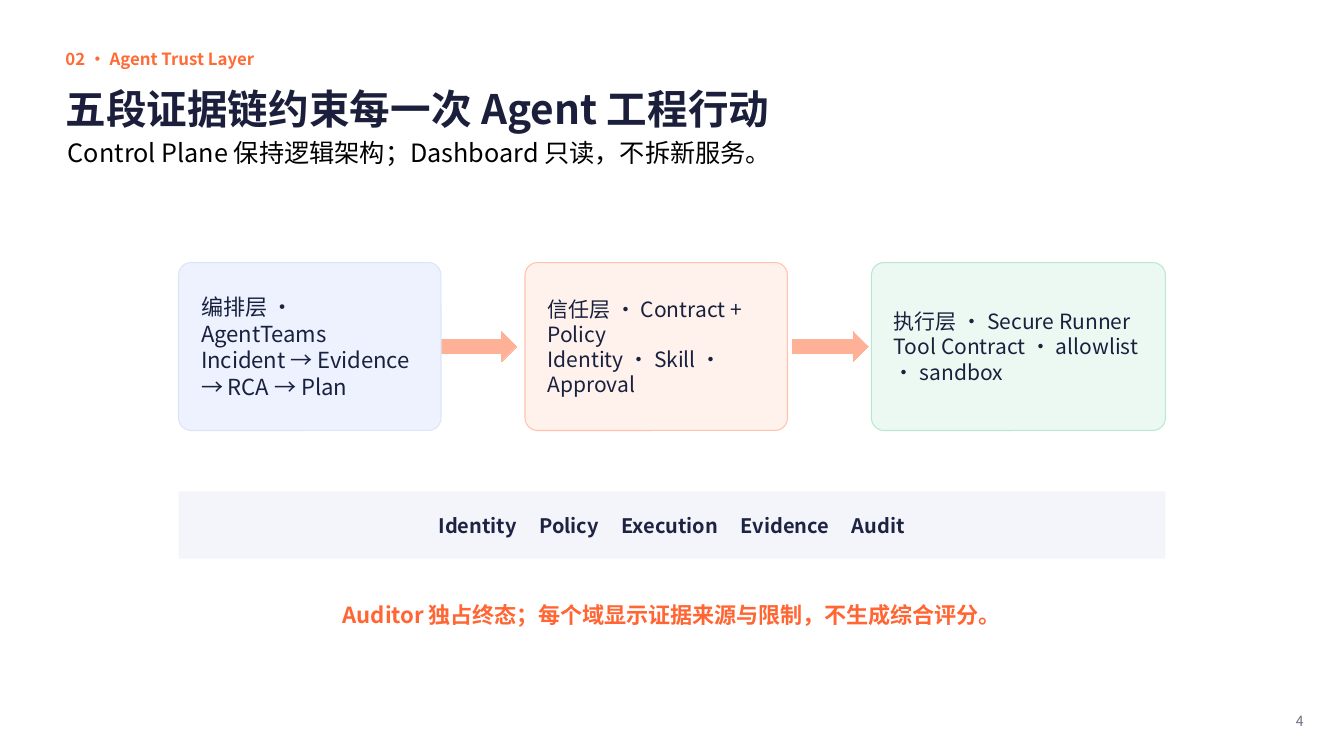
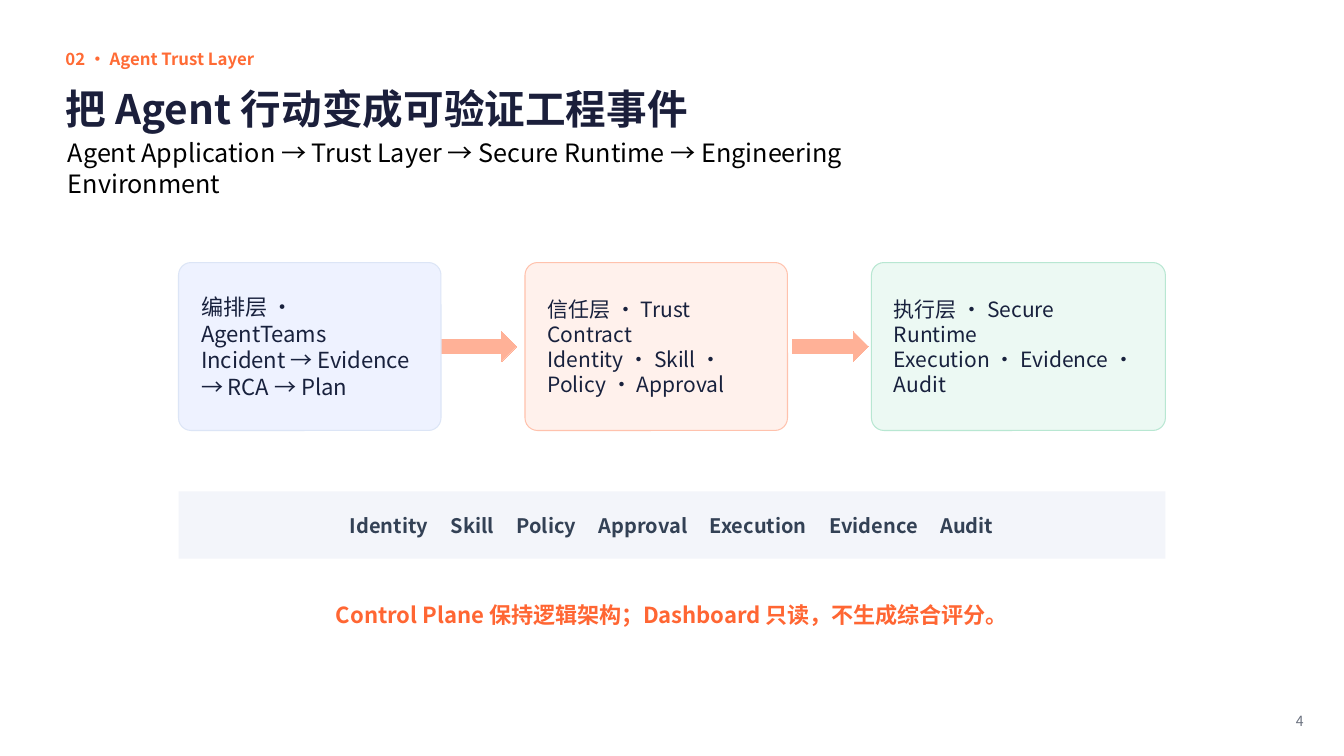
Before and after one commit to JAKIIC/LabOps-Guard, a slide deck: slide 4 of submission/LabOps-Guard-GOAI-复赛方案-v1.0-rc1.pptx. Drawn at 1344x756 pixels with LibreOffice and Linux fonts; fonts in the diff are those of the drawing. Boxes give left, top, right and bottom in pixels: in the first picture for what was removed or moved away, otherwise in the second. Text is boxed around its words. In the diff, an @@ line names an element or a change of style, - is before the commit and + after.

```diff
--- a/submission/LabOps-Guard-GOAI-复赛方案-v1.0-rc1.pptx
+++ b/submission/LabOps-Guard-GOAI-复赛方案-v1.0-rc1.pptx
@@ text at (x1=65, y1=89, x2=688, y2=134): text changed @@
-五段证据链约束每一次 Agent 工程行动
+把 Agent 行动变成可验证工程事件
@@ text at (x1=68, y1=142, x2=842, y2=194): text changed @@
-Control Plane 保持逻辑架构；Dashboard 只读，不拆新服务。
+Agent Application → Trust Layer → Secure Runtime → Engineering Environment
@@ text in rounded rectangle at (x1=548, y1=299, x2=725, y2=397): text changed @@
-信任层 · Contract + Policy
-Identity · Skill · Approval
+信任层 · Trust Contract
+Identity · Skill · Policy · Approval
@@ text in rounded rectangle at (x1=894, y1=299, x2=1108, y2=393): text changed @@
-执行层 · Secure Runner
-Tool Contract · allowlist · sandbox
+执行层 · Secure Runtime
+Execution · Evidence · Audit
@@ text in rectangle at (x1=350, y1=517, x2=993, y2=538): text changed; text colour #1D2342 to #334155 @@
-Identity Policy Execution Evidence Audit
+Identity Skill Policy Approval Execution Evidence Audit
@@ text at (x1=336, y1=604, x2=1008, y2=627): text changed @@
-Auditor 独占终态；每个域显示证据来源与限制，不生成综合评分。
+Control Plane 保持逻辑架构；Dashboard 只读，不生成综合评分。
```
Also in this commit, not shown: 13 other slides changed, 4 slides added, 4 slides removed, 1 other file.
